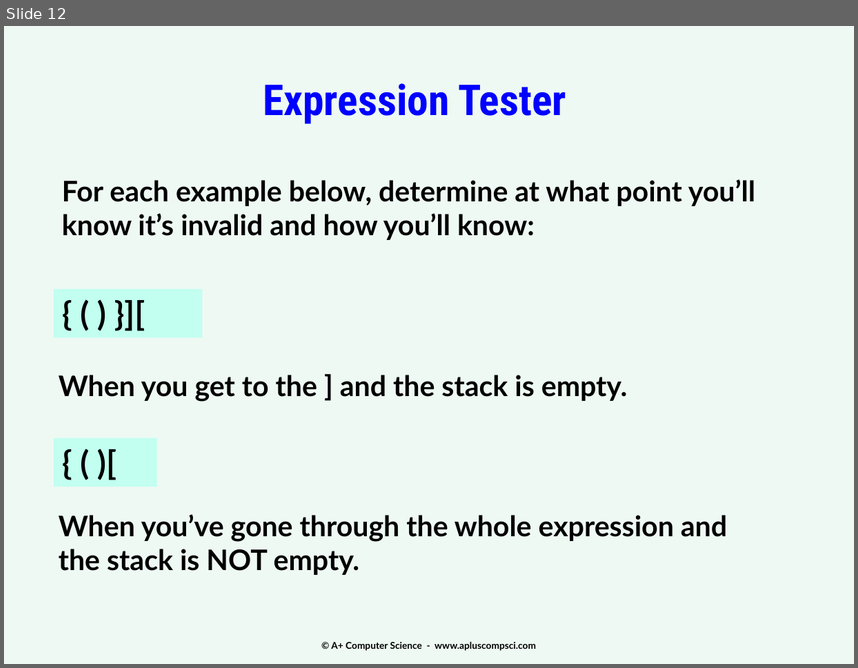
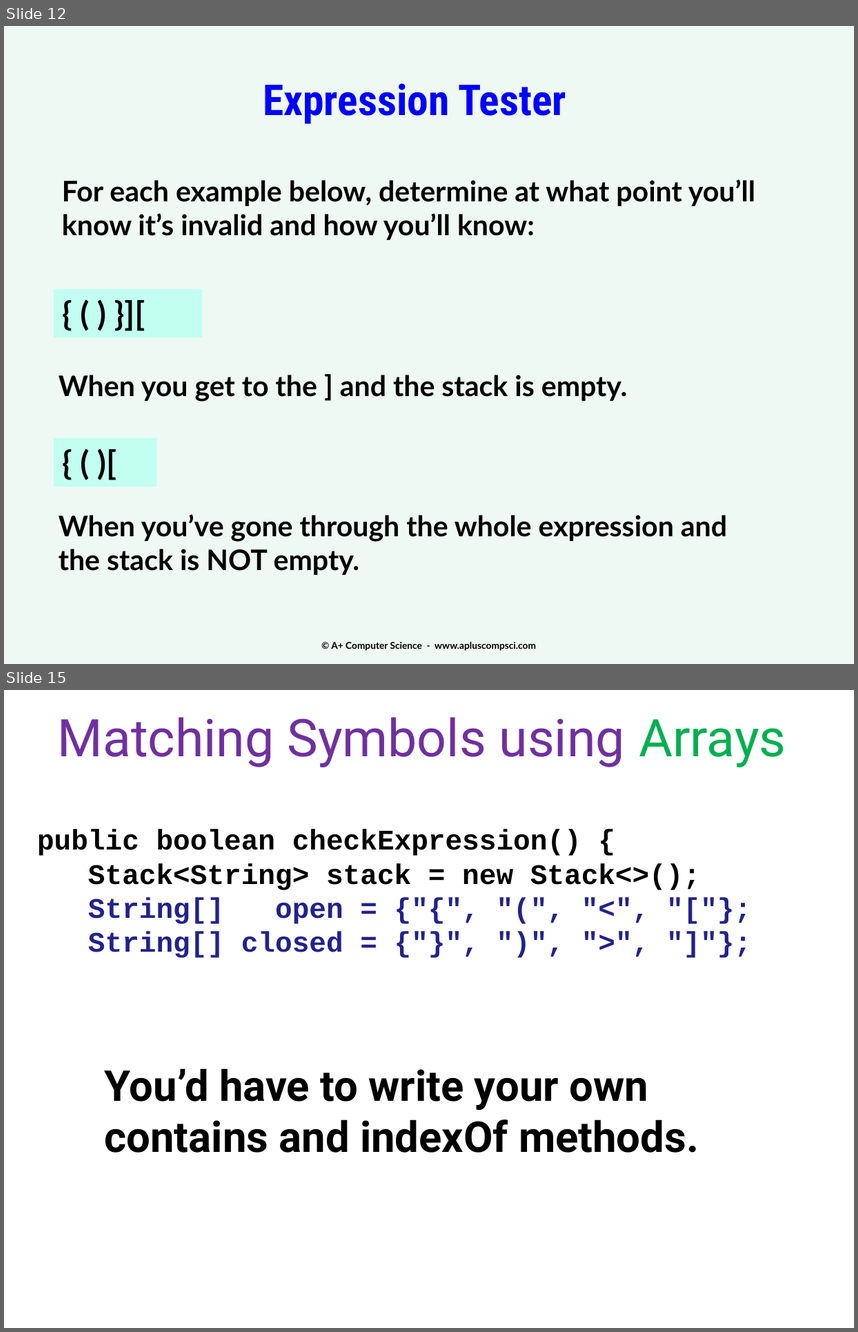
Before and after one commit to ishanigoli/cs3-labs, a slide deck: u06b_stacks/notes/13b.expressionTester.pptx. Shown one above the other, each under a label of ours: slide 12 before the commit, slides 12 and 15 after it; the slides between them are not shown. The pictures are 858x668 and 858x1332 pixels, drawn with LibreOffice and Linux fonts; fonts in the diff are those of the drawing. Boxes give left, top, right and bottom in pixels: in the first picture for what was removed or moved away, otherwise in the second. Text is boxed around its words. In the diff, an @@ line names an element or a change of style, - is before the commit and + after.

Commit message:
stack tester commit

```diff
--- a/u06b_stacks/notes/13b.expressionTester.pptx
+++ b/u06b_stacks/notes/13b.expressionTester.pptx
@@ slide 15 added at box(4, 690, 854, 1328), background #FFFFFF @@
@@ text added at box(58, 717, 786, 767), 44 pt, text #7030A0 @@
+Matching Symbols using Arrays
@@ text added at box(37, 829, 700, 958), 24 pt, text #22228B, bold @@
+public boolean checkExpression() {
+Stack<String> stack = new Stack<>();
+String[] open = {"{", "(", "<", "["};
+String[] closed = {"}", ")", ">", "]"};
@@ text added at box(105, 1068, 699, 1152), 36 pt, text #000000, bold @@
+You’d have to write your own contains and indexOf methods.
```
Also in this commit, not shown: 4 slides changed, 1 slide removed, 29 other files.
